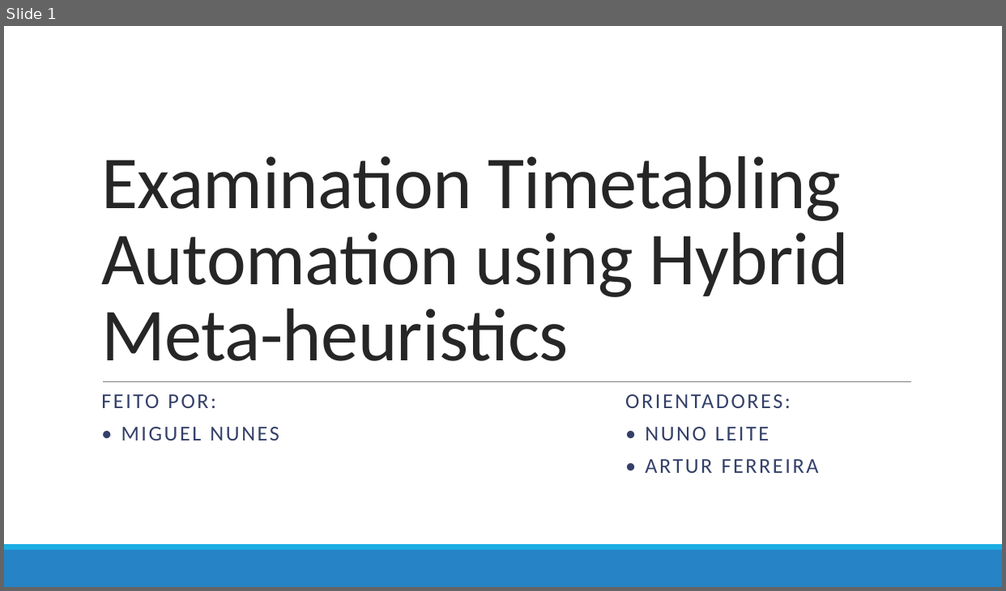
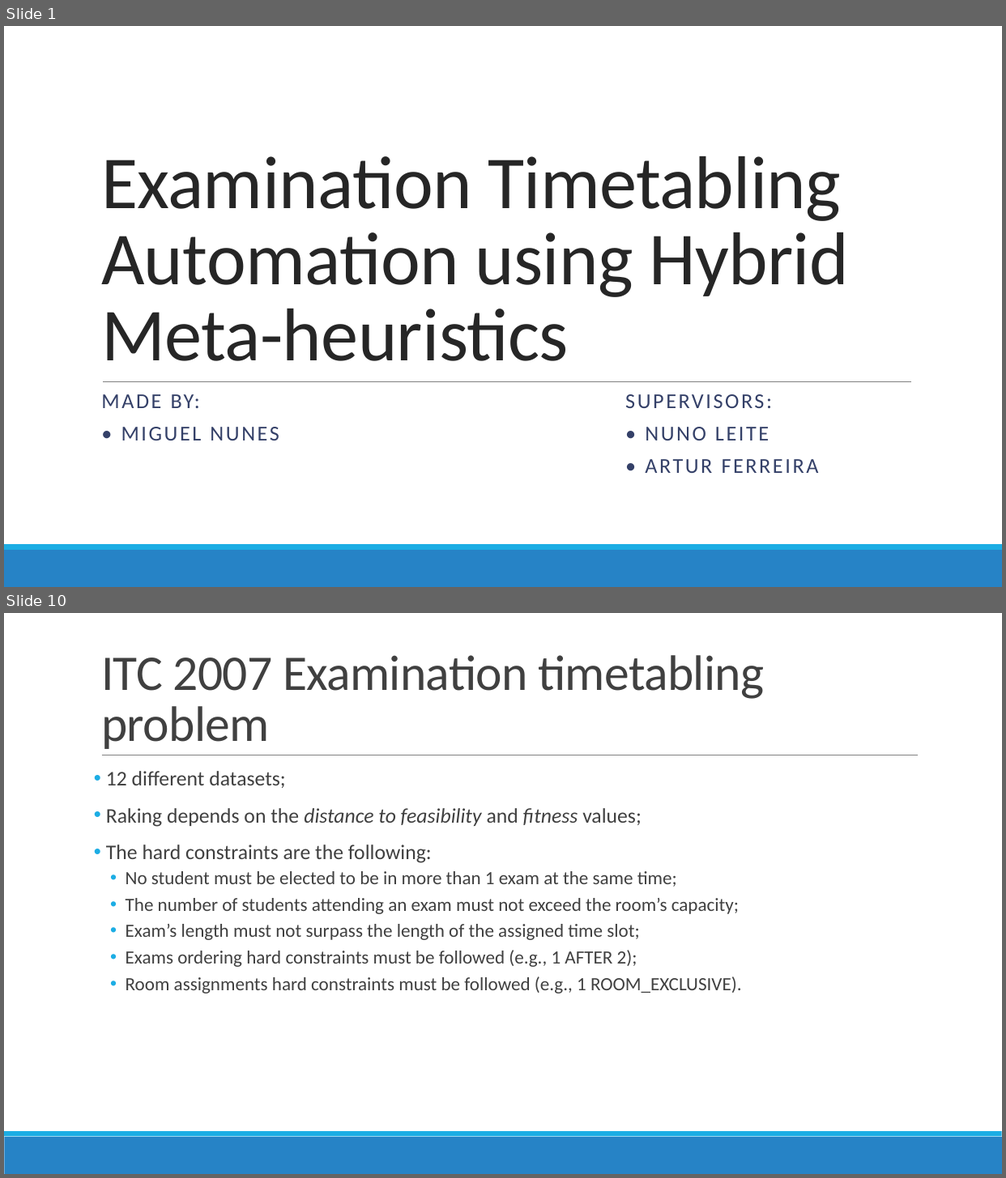
Before and after one commit to devilsdante/isel-examtimetabling-2014-2015, a slide deck: doc/Apresentação Oral/Examination Timetabling Automation using Hybrid Meta-heuristics.pptx. Shown one above the other, each under a label of ours: slide 1 before the commit, slides 1 and 10 after it; the slides between them are not shown. The pictures are 1006x591 and 1006x1178 pixels, drawn with LibreOffice and Linux fonts; fonts in the diff are those of the drawing. Boxes give left, top, right and bottom in pixels: in the first picture for what was removed or moved away, otherwise in the second. Text is boxed around its words. In the diff, an @@ line names an element or a change of style, - is before the commit and + after.

```diff
--- a/doc/Apresentação Oral/Examination Timetabling Automation using Hybrid Meta-heuristics.pptx
+++ b/doc/Apresentação Oral/Examination Timetabling Automation using Hybrid Meta-heuristics.pptx
@@ slide 10 added at <box>4,613,1002,1174</box>, background #FFFFFF; not listed: 2 template elements that a slide beside it also shows @@
@@ title added at <box>101,655,765,749</box>, 48 pt, text #404040 @@
+ITC 2007 Examination timetabling problem
@@ line added from (102, 756) to (918, 756), #808080 0.5 pt @@
@@ text added at <box>106,771,742,994</box>, 18 pt, text #404040 @@
+• 12 different datasets;
+• Raking depends on the distance to feasibility and fitness values;
+• The hard constraints are the following:
+  • No student must be elected to be in more than 1 exam at the same time;
+  • The number of students attending an exam must not exceed the room’s capacity;
+  • Exam’s length must not surpass the length of the assigned time slot;
+  • Exams ordering hard constraints must be followed (e.g., 1 AFTER 2);
+  • Room assignments hard constraints must be followed (e.g., 1 ROOM_EXCLUSIVE).
@@ slide 1 changed as well @@
@@ subtitle at <box>101,395,772,408</box>: text changed @@
-FEITO POR: ORIENTADORES:
+MADE BY: SUPERVISORS:
```
Also in this commit, not shown: 2 other slides changed, 8 other slides added, 2 slides removed.
